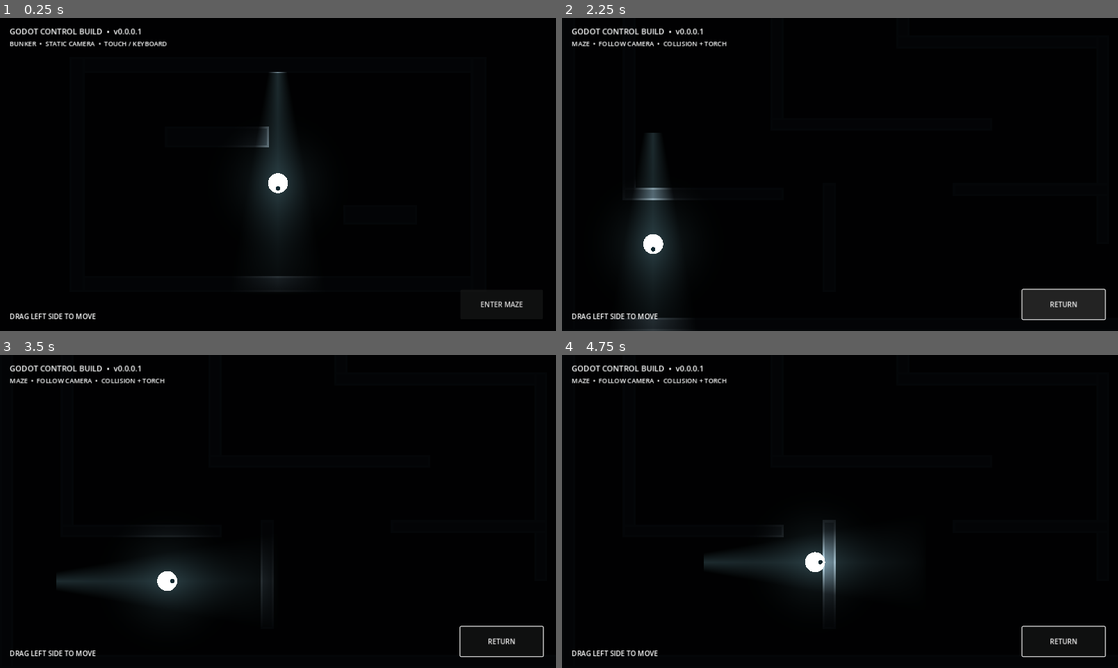
Above: before the commit, frames 1-4 (two rows, left to right).
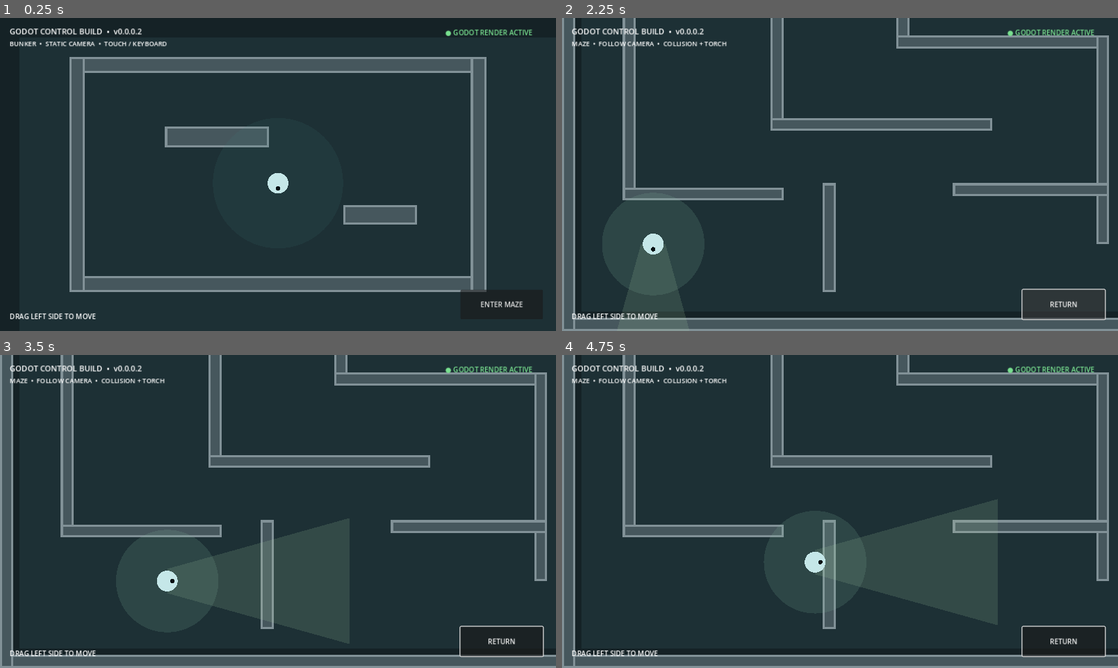
Above: after the commit, the same moments.

Repository: thundercato/bunker-game
Game: Godot game, scene res://main.tscn
Same seed, same stepped clock (60 frames per second), same inputs: the game is played once before the commit and once after it.
Inputs (mouse positions are in pixels of both pictures, inside the frame that each line leads up to):
- Up to frame 1 (0.25 s): no input
- Up to frame 2 (2.25 s): click "ENTER MAZE" at 0.5 s; click "RETURN" at 1.25 s; click "ENTER MAZE" at 2 s
- Up to frame 3 (3.5 s): move the mouse to (400, 495) at 2.77 s; hold Right (ui_right) from 2.78 s (still down); click (400, 495) at 2.92 s
- Up to frame 4 (4.75 s): release Right (ui_right) at 3.5 s; drag from (728, 527) to (812, 574) at 3.52 s; move the mouse to (895, 442) at 4.27 s; hold Right (ui_right) from 4.28 s (still down)

The runs differ from the first frame. In frame 1, 97% of the frame differs, in the area x 0-100%, y 0-100%; in frame 2, 98%; in frame 3, 98%; in frame 4, 98%.

Commit message:
fix(godot): make Safari control scene render reliably v0.0.0.2

Diff:
--- a/godot/main.gd
+++ b/godot/main.gd
@@ -1,6 +1,6 @@
 extends Node2D
 
-const VERSION := "0.0.0.1" # Migration control slice
+const VERSION := "0.0.0.2"
 const SPEED := 250.0
 const RADIUS := 16.0
 var player := Vector2(640, 380)
@@ -10,8 +10,6 @@
 var maze := false
 var walls: Array[Rect2] = []
 var camera: Camera2D
-var light: PointLight2D
-var torch: PointLight2D
 var status: Label
 var button: Button
 
@@ -19,39 +17,8 @@
 	camera = Camera2D.new()
 	add_child(camera)
 	camera.make_current()
-	var shade := CanvasModulate.new()
-	shade.color = Color(0.055, 0.065, 0.08)
-	add_child(shade)
-	light = PointLight2D.new()
-	light.texture = _radial(256)
-	light.texture_scale = 1.35
-	light.energy = 1.45
-	add_child(light)
-	torch = PointLight2D.new()
-	torch.texture = _cone(512, 220)
-	torch.energy = 1.65
-	add_child(torch)
 	_build_ui()
 	_set_mode(false)
-
-func _radial(size: int) -> ImageTexture:
-	var image := Image.create(size, size, false, Image.FORMAT_RGBA8)
-	var centre := Vector2(size, size) / 2.0
-	for y in size:
-		for x in size:
-			var alpha := pow(clamp(1.0 - Vector2(x, y).distance_to(centre) / (size / 2.0), 0.0, 1.0), 2.0)
-			image.set_pixel(x, y, Color(1, 1, 1, alpha))
-	return ImageTexture.create_from_image(image)
-
-func _cone(width: int, height: int) -> ImageTexture:
-	var image := Image.create(width, height, false, Image.FORMAT_RGBA8)
-	for y in height:
-		for x in width:
-			var depth := float(x) / width
-			var spread := height * (0.1 + depth * 0.42)
-			var edge: float = clampf(1.0 - absf(y - height / 2.0) / spread, 0.0, 1.0)
-			image.set_pixel(x, y, Color(1, 1, 1, edge * pow(1.0 - depth, 0.55)))
-	return ImageTexture.create_from_image(image)
 
 func _build_ui() -> void:
 	var layer := CanvasLayer.new()
@@ -75,6 +42,11 @@
 	hint.text = "DRAG LEFT SIDE TO MOVE"
 	hint.position = Vector2(22, 675)
 	layer.add_child(hint)
+	var health := Label.new()
+	health.text = "● GODOT RENDER ACTIVE"
+	health.position = Vector2(1025, 22)
+	health.add_theme_color_override("font_color", Color("78e08f"))
+	layer.add_child(health)
 
 func _set_mode(value: bool) -> void:
 	maze = value
@@ -94,7 +66,8 @@
 
 func _physics_process(delta: float) -> void:
 	var move := Input.get_vector("ui_left", "ui_right", "ui_up", "ui_down")
-	if touch_move.length() > move.length(): move = touch_move
+	if touch_move.length() > move.length():
+		move = touch_move
 	if move.length() > 0.05:
 		move = move.limit_length(1.0)
 		facing = move.normalized()
@@ -102,25 +75,40 @@
 		_move(Vector2(0, move.y * SPEED * delta))
 	if maze:
 		camera.position = Vector2(clamp(player.x,640.0,960.0),clamp(player.y,360.0,740.0))
-	light.position = player
-	torch.position = player
-	torch.rotation = facing.angle()
 	queue_redraw()
 
 func _move(amount: Vector2) -> void:
 	var next := player + amount
 	var body := Rect2(next - Vector2.ONE * RADIUS, Vector2.ONE * RADIUS * 2.0)
 	for wall in walls:
-		if body.intersects(wall): return
+		if body.intersects(wall):
+			return
 	player = next
 
 func _draw() -> void:
-	draw_rect(Rect2(0,0,1600,1100), Color("11191b"))
+	draw_rect(Rect2(0,0,1600,1100), Color("152226"))
+	draw_rect(Rect2(45,45,1510,1010), Color("1d3035"))
 	for wall in walls:
-		draw_rect(wall, Color("536167"))
-		draw_rect(wall.grow(-5), Color("354248"))
-	draw_circle(player, 23, Color("b3d7d8"))
+		draw_rect(wall, Color("819197"))
+		draw_rect(wall.grow(-5), Color("46575d"))
+	if maze:
+		_draw_torch()
+	else:
+		draw_circle(player, 150, Color(0.25, 0.52, 0.50, 0.11))
+	draw_circle(player, 24, Color("c5e7e8"))
 	draw_circle(player + facing * 12, 5, Color("071114"))
+
+func _draw_torch() -> void:
+	draw_circle(player, 118, Color(0.50, 0.72, 0.62, 0.16))
+	var side := facing.orthogonal()
+	var tip := player + facing * 420.0
+	var cone := PackedVector2Array([
+		player + side * 28.0,
+		tip + side * 145.0,
+		tip - side * 145.0,
+		player - side * 28.0
+	])
+	draw_colored_polygon(cone, Color(0.63, 0.78, 0.62, 0.17))
 
 func _unhandled_input(event: InputEvent) -> void:
 	if event is InputEventScreenTouch:
